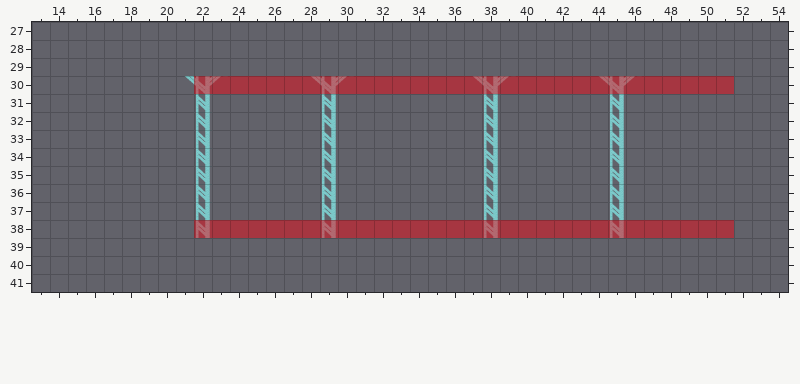
One commit to this Tiled map (JSON): assets/jsons/levels/level2.json. The picture above was drawn from the file before the commit.
Cells are 64x64 px. Shown: x 13..54, y 27..41. Tiles whose own drawing changed are shown in their newer look in all pictures. Not drawn, because the pictures are missing: unchanged layer "Terrain".
New version:
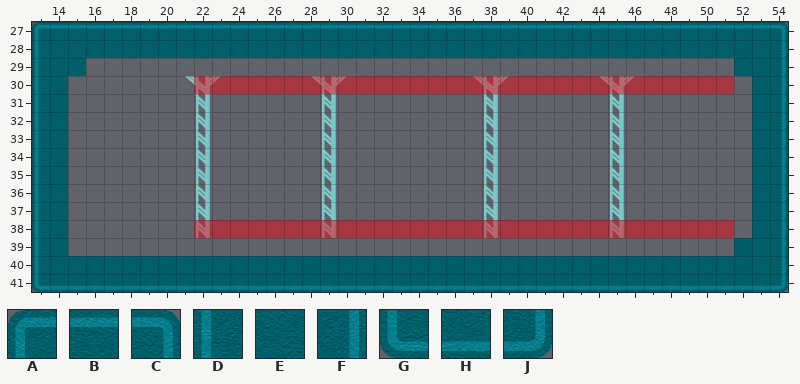
Key: from "backgroundTiles": A 0 "backgroundTiles", B 1 "backgroundTiles", C 2 "backgroundTiles", D 5 "backgroundTiles", E 6 "backgroundTiles", F 7 "backgroundTiles", G 10 "backgroundTiles", H 11 "backgroundTiles", J 12 "backgroundTiles".
_ is an empty cell.
Tiles of an added or newly shown layer are drawn over the layers below it.
Edits made:
Layer "Background" (added):
y 27: x 13..54 __________________________________________ -> ABBBBBBBBBBBBBBBBBBBBBBBBBBBBBBBBBBBBBBBBC
y 28: x 13..54 __________________________________________ -> DEEEEEEEEEEEEEEEEEEEEEEEEEEEEEEEEEEEEEEEEF
y 29: x 13..15 ___ -> DEE; x 52..54 ___ -> EEF
y 30..38: x 13..14 __ -> DE; x 53..54 __ -> EF
y 39: x 13..14 __ -> DE; x 52..54 ___ -> EEF
y 40: x 13..54 __________________________________________ -> DEEEEEEEEEEEEEEEEEEEEEEEEEEEEEEEEEEEEEEEEF
y 41: x 13..54 __________________________________________ -> GHHHHHHHHHHHHHHHHHHHHHHHHHHHHHHHHHHHHHHHHJ
Changed places in both pictures, as pixel boxes (x1, y1, x2, y2):
added: (32, 22, 788, 292)
